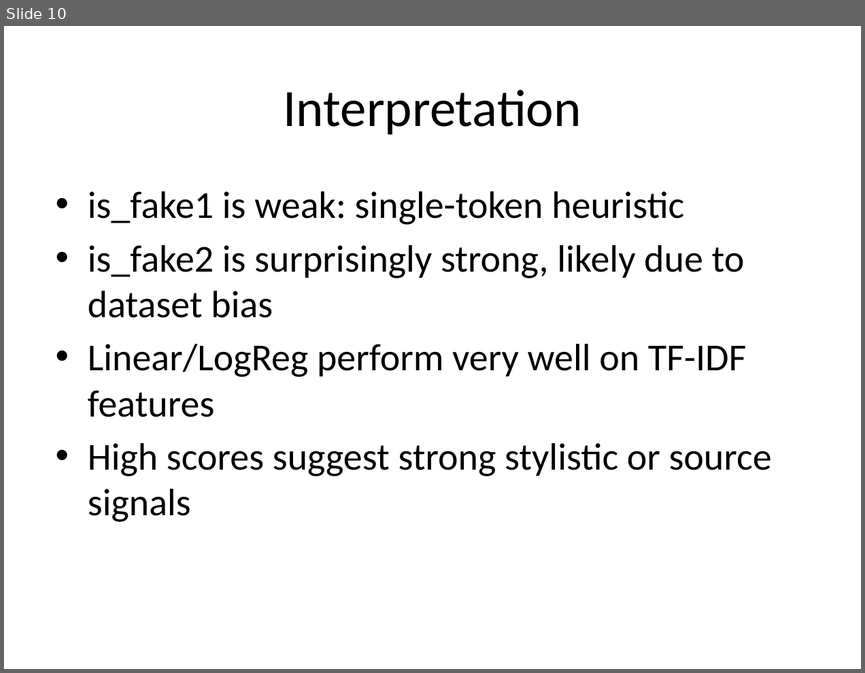
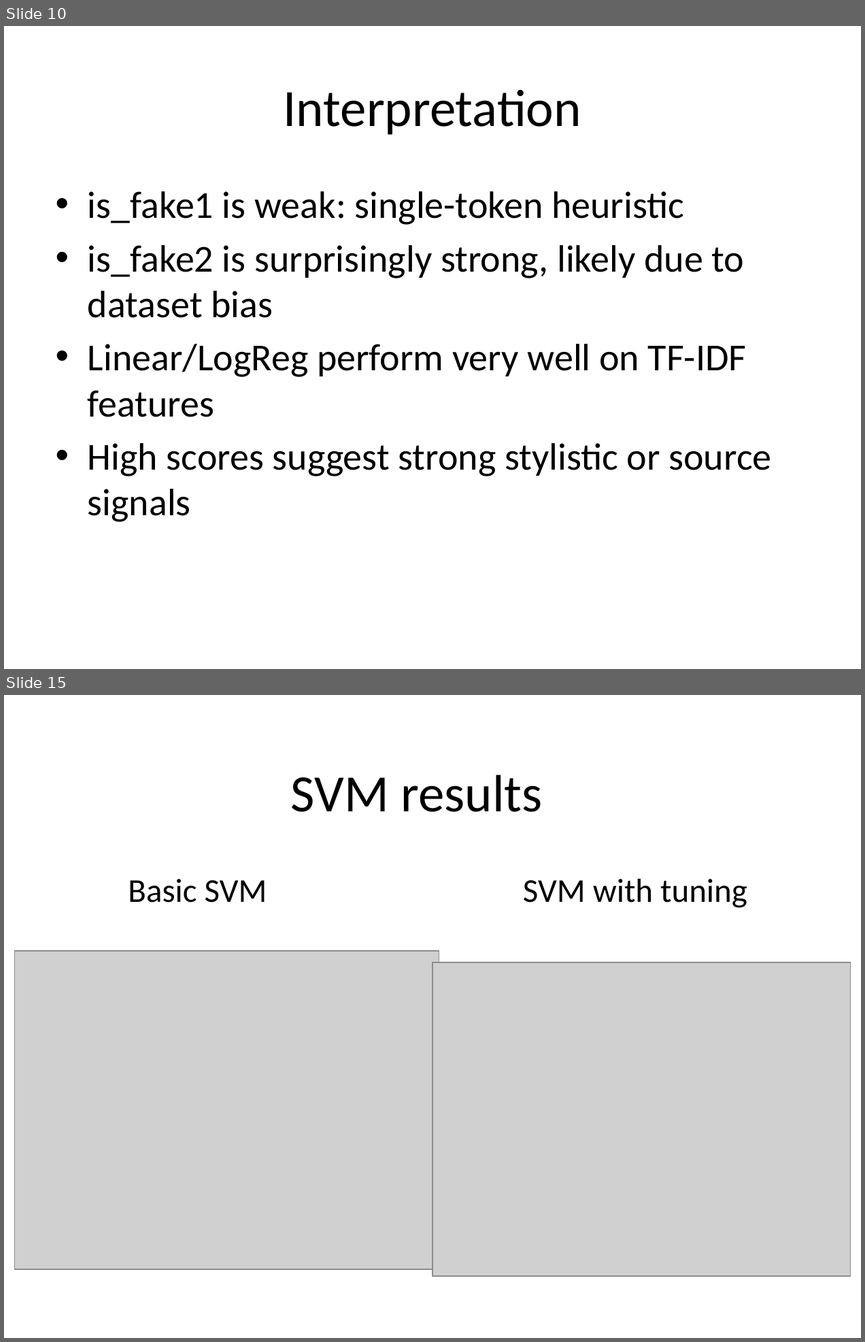
Before and after one commit to SebasN12/Fake-news-classifier, a slide deck: fake-news-classifier.pptx. Shown one above the other, each under a label of ours: slide 10 before the commit, slides 10 and 15 after it; the slides between them are not shown. The pictures are 865x673 and 865x1342 pixels, drawn with LibreOffice and Linux fonts; fonts in the diff are those of the drawing; grey boxes stand for pictures. Boxes give left, top, right and bottom in pixels: in the first picture for what was removed or moved away, otherwise in the second. Text is boxed around its words. In the diff, an @@ line names an element or a change of style, - is before the commit and + after.

```diff
--- a/fake-news-classifier.pptx
+++ b/fake-news-classifier.pptx
@@ slide 15 added at bbox=[4, 695, 861, 1338], background #FFFFFF @@
@@ title added at bbox=[291, 775, 543, 812], 44 pt, text #000000 @@
+SVM results
@@ text added at bbox=[128, 879, 267, 902], 28 pt, text #000000 @@
+Basic SVM
@@ text added at bbox=[523, 879, 747, 908], 28 pt, text #000000 @@
+SVM with tuning
@@ picture added at bbox=[14, 950, 439, 1268] @@
@@ picture added at bbox=[432, 962, 851, 1276] @@
```
Also in this commit, not shown: 8 other slides added.
